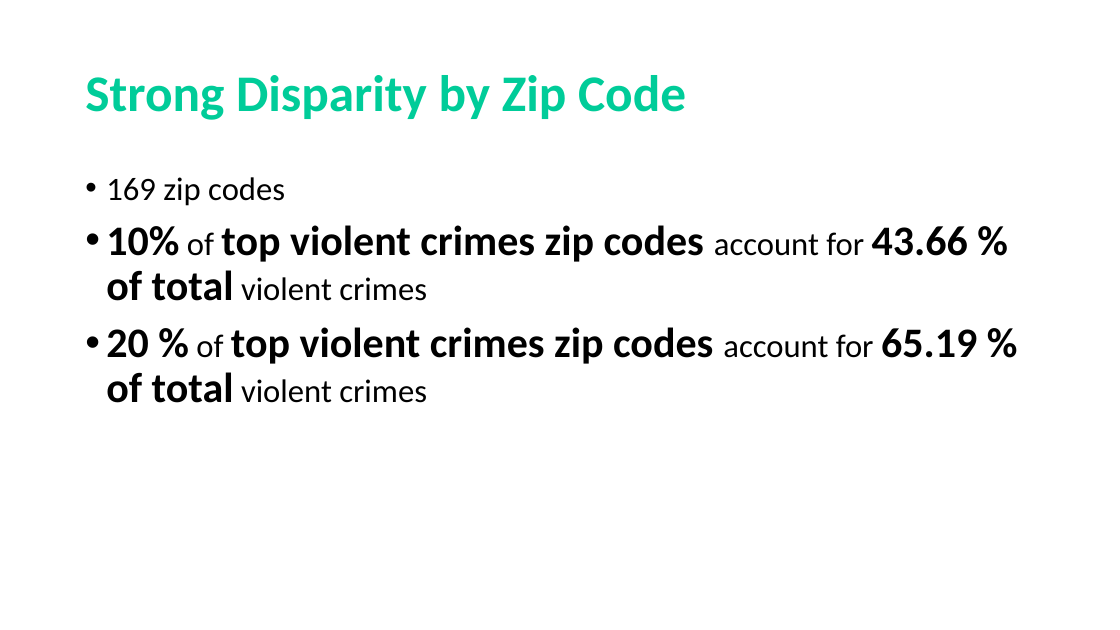
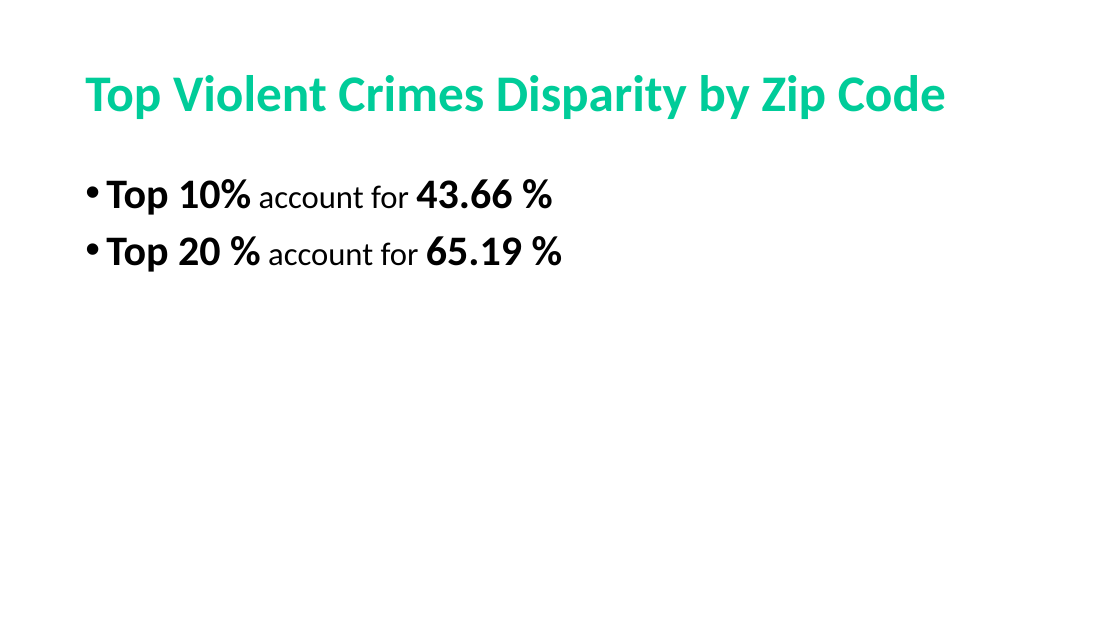
Before and after one commit to frederikdebruyker/Los-Angeles-Crime-Statistics, a slide deck: slide 2 of Presentation Project1 - Los Angeles Crime Statistics.pptx. Drawn at 1120x630 pixels with LibreOffice and Linux fonts; fonts in the diff are those of the drawing. Boxes give left, top, right and bottom in pixels: in the first picture for what was removed or moved away, otherwise in the second. Text is boxed around its words. In the diff, an @@ line names an element or a change of style, - is before the commit and + after.

```diff
--- a/Presentation Project1 - Los Angeles Crime Statistics.pptx
+++ b/Presentation Project1 - Los Angeles Crime Statistics.pptx
@@ title at (x1=85, y1=75, x2=946, y2=119): text changed @@
-Strong Disparity by Zip Code
+Top Violent Crimes Disparity by Zip Code
@@ text at (x1=106, y1=179, x2=522, y2=272): text changed @@
-• 169 zip codes
-• 10% of top violent crimes zip codes account for 43.66 % of total violent crimes
-• 20 % of top violent crimes zip codes account for 65.19 % of total violent crimes
+• Top 10% account for 43.66 %
+• Top 20 % account for 65.19 %
```
Also in this commit, not shown: 4 other slides changed, 21 other files.
